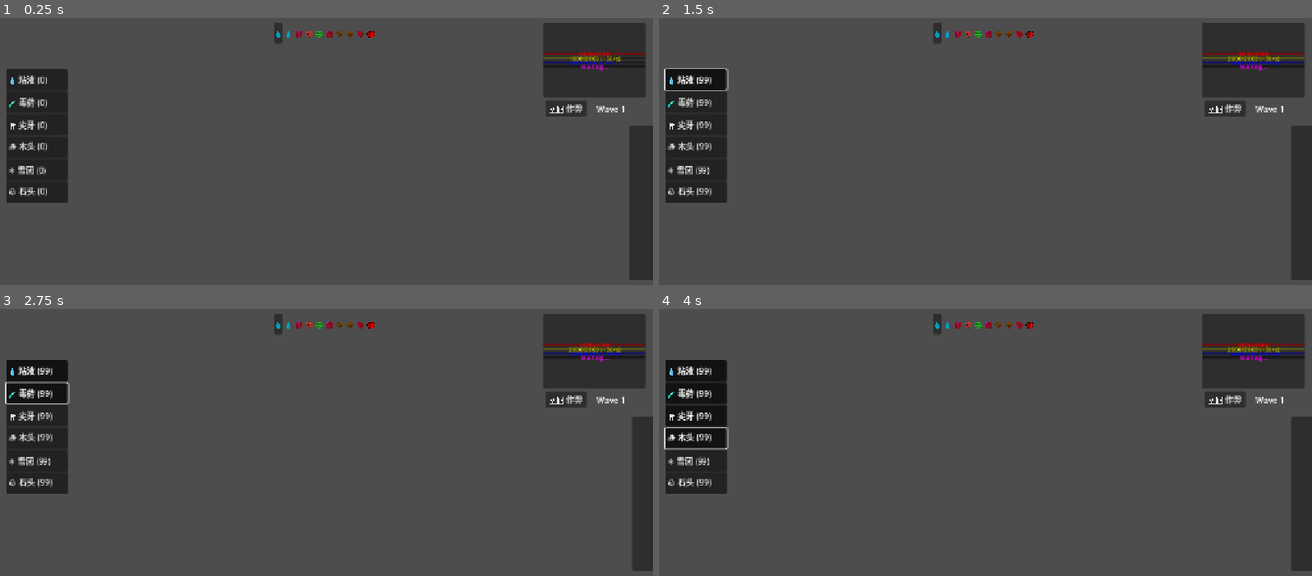
Above: before the commit, frames 1-4 (two rows, left to right).
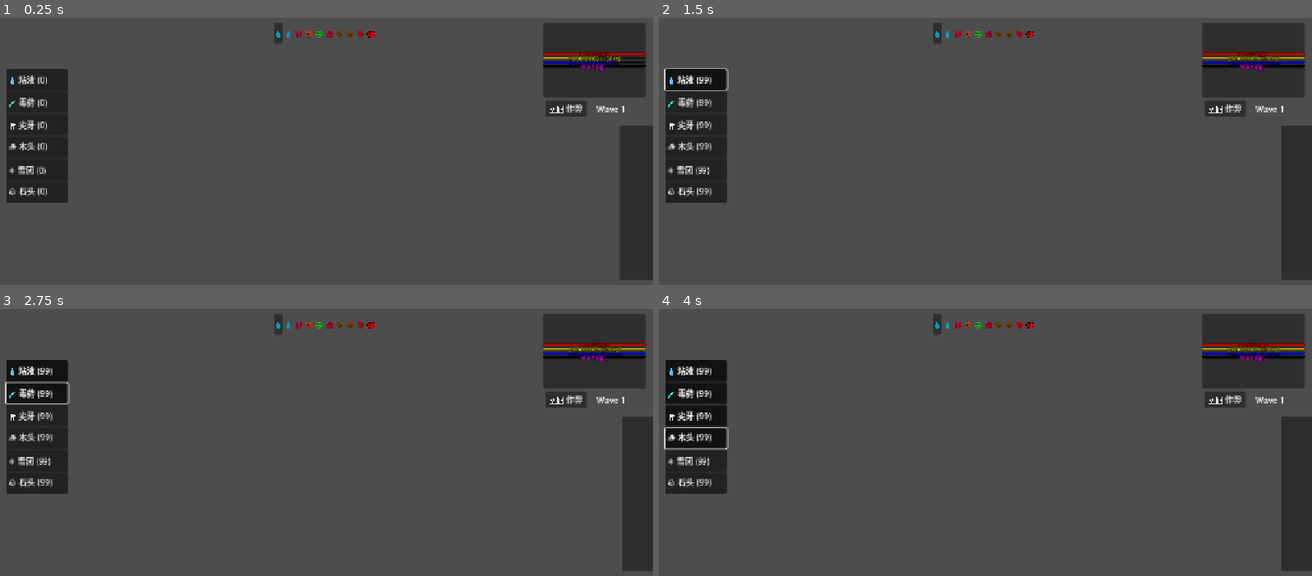
Above: after the commit, the same moments.

Repository: seekerzz/tower-html
Game: Godot game, scene res://src/Scenes/UI/MainGUI.tscn
The game is run twice, just before and just after one commit, with the same random seed, the same clock (stepped at 60 frames per second) and the same inputs. The project has no main scene, so this scene is started directly.
Inputs:
- Up to frame 1 (0.25 s): no input
- Up to frame 2 (1.5 s): click "🛠️ 作弊" at 0.5 s; click "💧 粘液 (99)" at 1.25 s
- Up to frame 3 (2.75 s): click "🧪 毒药 (99)" at 2 s
- Up to frame 4 (4 s): click "🦷 尖牙 (99)" at 2.75 s; click "🪵 木头 (99)" at 3.5 s

The runs differ from the first frame. In frame 1, 1.0% of the frame differs, in the area x 83-99%, y 12-99%; in frame 2, 1.1%; in frame 3, 1.1%; in frame 4, 1.1%.

Commit message:
Beautify progress bars and fix stats panel collapse bug

Diff:
--- a/src/Scripts/UI/MainGUI.gd
+++ b/src/Scripts/UI/MainGUI.gd
@@ -50,15 +50,57 @@
 	_setup_stats_panel()
 
 func _setup_ui_styles():
+	var bg_color = Color(0.1, 0.1, 0.1, 0.8)
+	var border_color = Color(0.0, 0.0, 0.0, 1.0)
+	var radius = 6
+
 	var bg_style = StyleBoxFlat.new()
-	bg_style.bg_color = Color("00000080")
-	bg_style.set_corner_radius_all(8)
-
-	var bars = [hp_bar, food_bar, mana_bar, enemy_bar]
-	for bar in bars:
-		if bar:
-			bar.add_theme_stylebox_override("background", bg_style)
-			# Do not override "fill" to keep original colors or default theme
+	bg_style.bg_color = bg_color
+	bg_style.set_corner_radius_all(radius)
+	bg_style.border_width_bottom = 2
+	bg_style.border_width_left = 2
+	bg_style.border_width_right = 2
+	bg_style.border_width_top = 2
+	bg_style.border_color = border_color
+
+	# HP Fill
+	var hp_fill = StyleBoxFlat.new()
+	hp_fill.bg_color = Color(0.8, 0.1, 0.1)
+	hp_fill.set_corner_radius_all(radius)
+
+	# Food Fill
+	var food_fill = StyleBoxFlat.new()
+	food_fill.bg_color = Color(1.0, 0.84, 0.0)
+	food_fill.set_corner_radius_all(radius)
+
+	# Mana Fill
+	var mana_fill = StyleBoxFlat.new()
+	mana_fill.bg_color = Color(0.2, 0.4, 1.0)
+	mana_fill.set_corner_radius_all(radius)
+
+	# Enemy Fill
+	var enemy_fill = StyleBoxFlat.new()
+	enemy_fill.bg_color = Color(0.6, 0.2, 0.8)
+	enemy_fill.set_corner_radius_all(radius)
+
+	if hp_bar:
+		hp_bar.add_theme_stylebox_override("background", bg_style)
+		hp_bar.add_theme_stylebox_override("fill", hp_fill)
+	if food_bar:
+		food_bar.add_theme_stylebox_override("background", bg_style)
+		food_bar.add_theme_stylebox_override("fill", food_fill)
+	if mana_bar:
+		mana_bar.add_theme_stylebox_override("background", bg_style)
+		mana_bar.add_theme_stylebox_override("fill", mana_fill)
+	if enemy_bar:
+		enemy_bar.add_theme_stylebox_override("background", bg_style)
+		enemy_bar.add_theme_stylebox_override("fill", enemy_fill)
+
+	var labels = [hp_label, food_label, mana_label, enemy_label]
+	for label in labels:
+		if label:
+			label.add_theme_constant_override("outline_size", 4)
+			label.add_theme_color_override("font_outline_color", Color.BLACK)
 
 func _setup_stats_panel():
 	# Anchor to Center Right
@@ -76,16 +118,20 @@
 		stats_tween.kill()
 	stats_tween = create_tween()
 
+	# Ensure panel is on top
+	damage_stats_panel.z_index = 10
+
 	var viewport_width = get_viewport_rect().size.x
 	var panel_width = damage_stats_panel.size.x
 
 	var target_pos_x
 	if is_stats_collapsed:
 		stats_header.text = "📊"
+		stats_header.horizontal_alignment = HORIZONTAL_ALIGNMENT_CENTER
 		stats_scroll.visible = false
 		damage_stats_panel.custom_minimum_size.y = 30 # Small height
-		# Move mostly off-screen, leave 40px visible
-		target_pos_x = viewport_width - 40
+		# Move mostly off-screen, leave 60px visible to ensure it's clickable
+		target_pos_x = viewport_width - 60
 	else:
 		stats_header.text = "Damage Stats"
 		stats_scroll.visible = true
